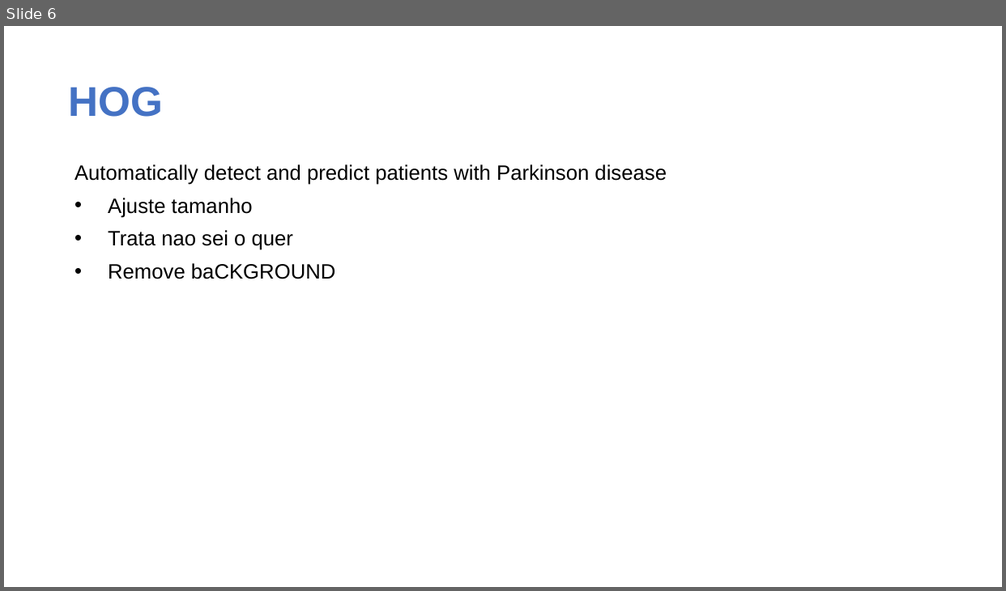
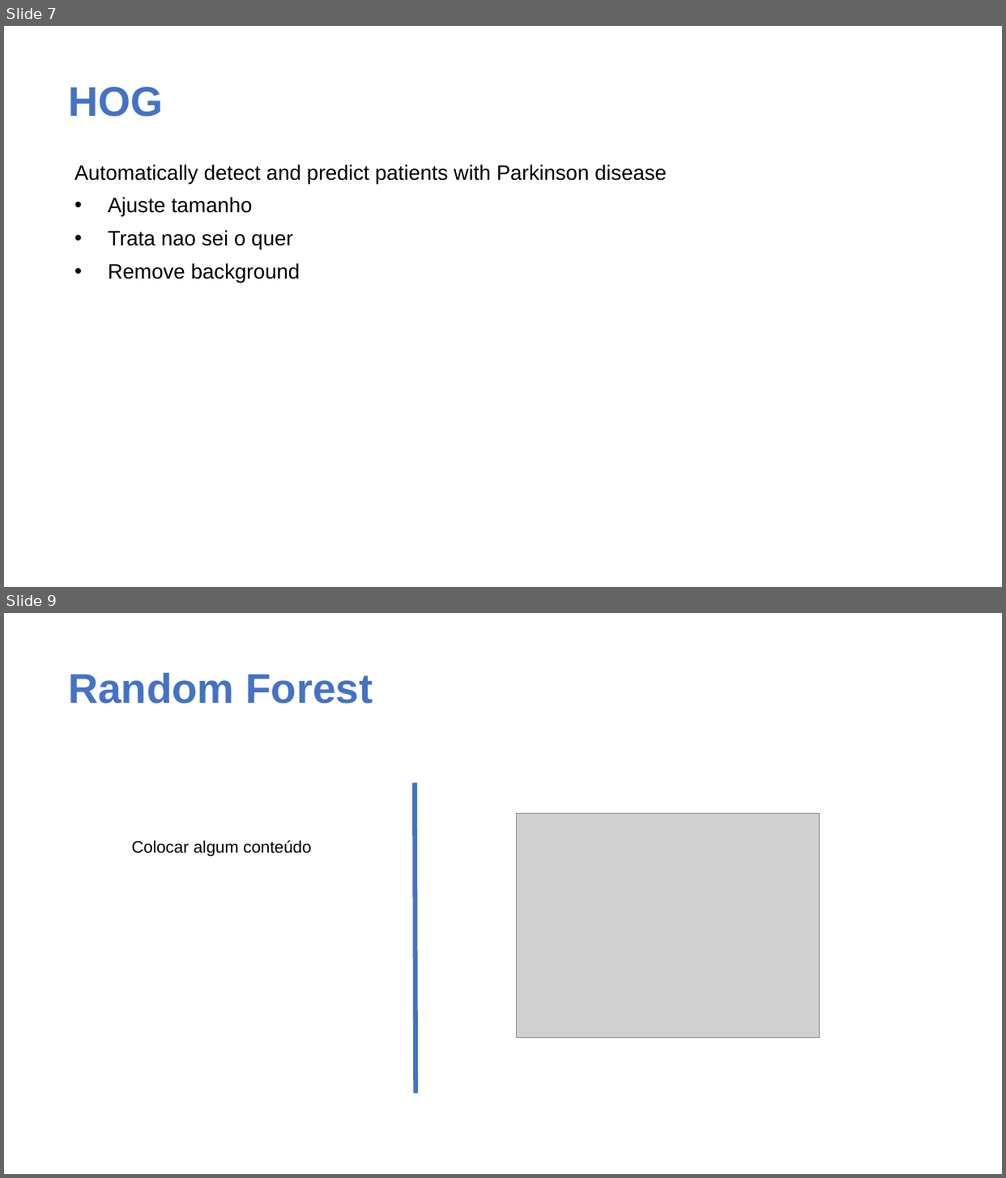
Before and after one commit to andrerclaudio/parkinson-prediction, a slide deck: Presentation.pptx. Shown one above the other, each under a label of ours: slide 6 before the commit, slides 7 and 9 after it; the slides between them are not shown. The pictures are 1006x591 and 1006x1178 pixels, drawn with LibreOffice and Linux fonts; fonts in the diff are those of the drawing; grey boxes stand for pictures; background and template pictures are left out. Boxes give left, top, right and bottom in pixels: in the first picture for what was removed or moved away, otherwise in the second. Text is boxed around its words. In the diff, an @@ line names an element or a change of style, - is before the commit and + after.

```diff
--- a/Presentation.pptx
+++ b/Presentation.pptx
@@ slide 9 added at (x1=4, y1=613, x2=1002, y2=1174), background picture (left out) @@
@@ text added at (x1=68, y1=673, x2=373, y2=704), 40 pt, text #4472C4, bold @@
+Random Forest
@@ line added from (415, 783) to (415, 1093), #4472C4 4.51 pt @@
@@ picture added at (x1=517, y1=814, x2=819, y2=1038) @@
@@ text added at (x1=132, y1=841, x2=311, y2=857), 16 pt, text #000000 @@
+Colocar algum conteúdo
@@ what was slide 6 is now slide 7 @@
@@ slide 7 changed as well @@
@@ text at (x1=108, y1=263, x2=300, y2=284): text changed @@
-• Remove baCKGROUND
+• Remove background
```
Also in this commit, not shown: 3 other slides changed, 3 other slides added, 3 slides removed.
